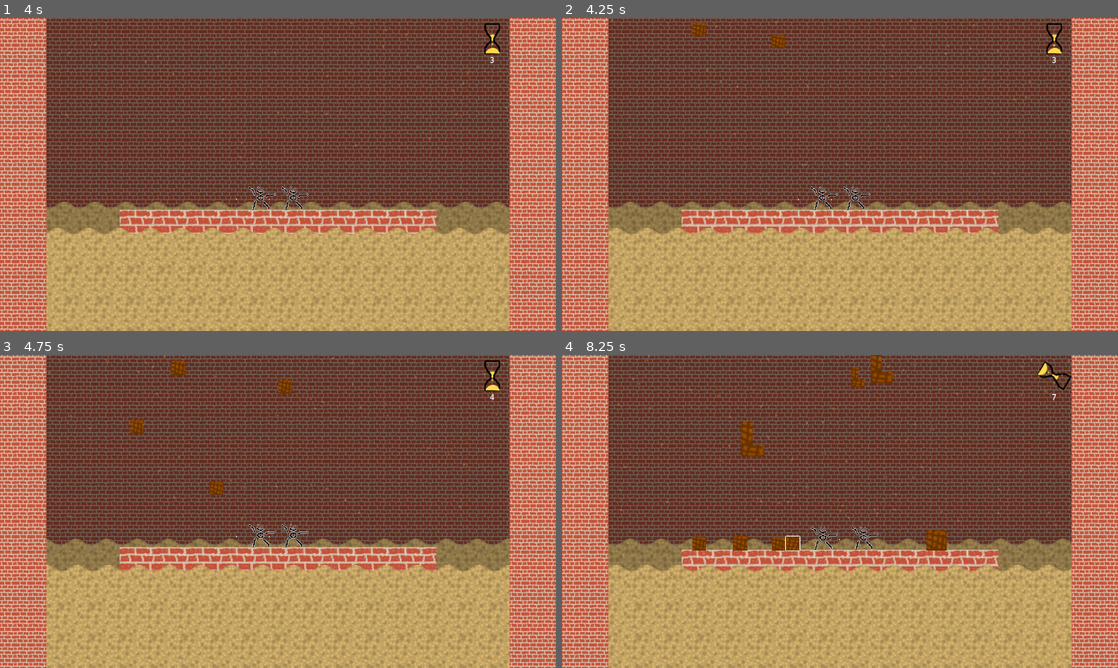
Above: before the commit, frames 1-4 (two rows, left to right).
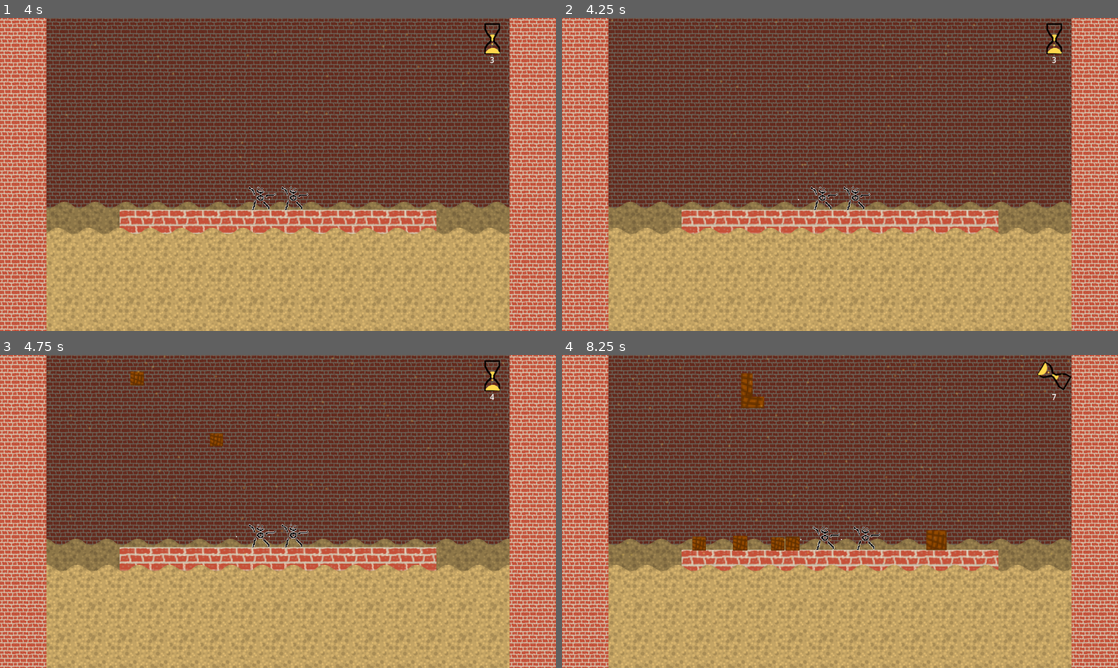
Above: after the commit, the same moments.

Repository: atomazu/quicksand
Game: Godot game, scene res://scenes/startmenu.tscn
Two runs of this game, one before a commit and one after it. Both use one fixed random seed, a clock stepped at 60 frames per second and the inputs below.
Inputs (mouse positions are in pixels of both pictures, inside the frame that each line leads up to):
- Up to frame 1 (4 s): click "Survival" at 0.5 s; move the mouse to (400, 158) at 1.27 s; tap Mouse wheel up (p1_wheel) every 0.75 s from 1.35 to 3.6 s; move the mouse to (166, 190) at 2.02 s; move the mouse to (333, 105) at 2.77 s; move the mouse to (250, 237) at 3.52 s
- Up to frame 2 (4.25 s): no input
- Up to frame 3 (4.75 s): move the mouse to (444, 558) at 4.27 s; tap Mouse wheel up (p1_wheel) at 4.35 s
- Up to frame 4 (8.25 s): move the mouse to (673, 464) at 5.02 s; tap Mouse wheel up (p1_wheel) every 0.75 s from 5.1 to 8.1 s; move the mouse to (867, 511) at 5.77 s; move the mouse to (756, 433) at 6.52 s; move the mouse to (962, 495) at 7.27 s; move the mouse to (728, 527) at 8.02 s

Frame 1 is identical in both runs. In frame 2, 0.2% of the frame differs, in the area x 23-41%, y 1-10%; in frame 3, 0.6%; in frame 4, 1.3%, in the area x 23-70%, y 0-63%.

Commit message:
changed spawn height

Diff:
--- a/scenes/stage.tscn
+++ b/scenes/stage.tscn
@@ -31,7 +31,7 @@
 [node name="Spawner" type="Node" parent="." unique_id=2051337331 node_paths=PackedStringArray("spawn_container")]
 script = ExtResource("1_6c5u0")
 spawn_container = NodePath("..")
-spawn_height = -300.0
+spawn_height = -400.0
 spawn_width = 300.0
 entity_list = ExtResource("2_2so7o")
 
